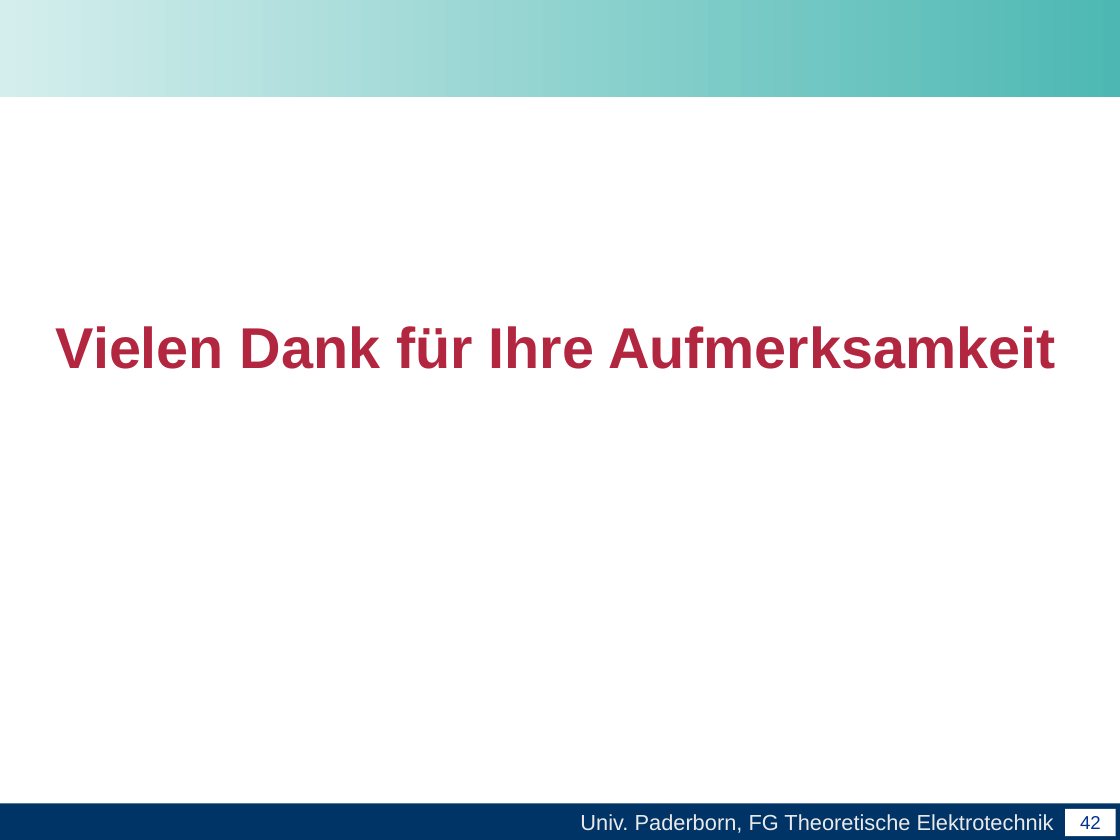
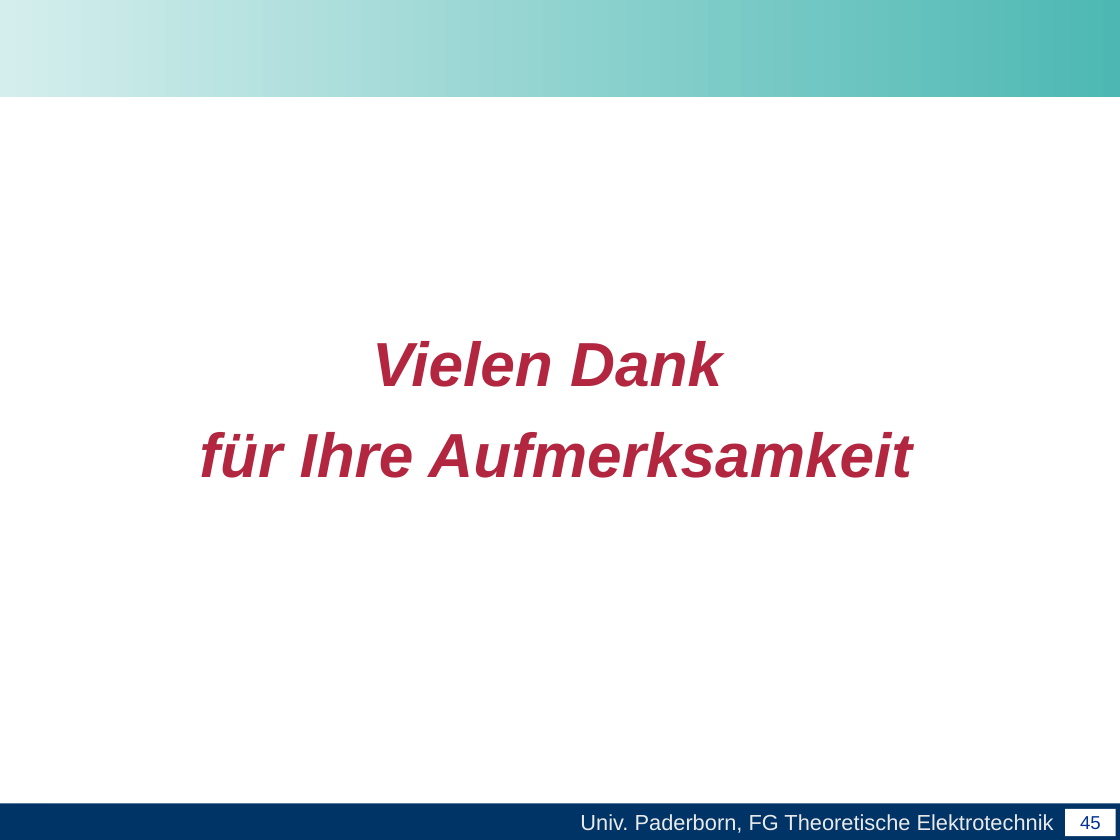
Before and after one commit to unconditional/projektarbeitcuda, a slide deck: slide 45 of Abschlussvortrag/Abschlussvortrag der Projektarbeit CUDA.ppt (slide 42 before the commit). Drawn at 1120x840 pixels with LibreOffice and Linux fonts; fonts in the diff are those of the drawing; background and template pictures are left out. Boxes give left, top, right and bottom in pixels: in the first picture for what was removed or moved away, otherwise in the second. Text is boxed around its words. In the diff, an @@ line names an element or a change of style, - is before the commit and + after.

```diff
--- a/Abschlussvortrag/Abschlussvortrag der Projektarbeit CUDA.ppt
+++ b/Abschlussvortrag/Abschlussvortrag der Projektarbeit CUDA.ppt
@@ text at [199,341,912,478]: text changed; size 37 to 40 pt; italic on @@
-Vielen Dank für Ihre Aufmerksamkeit
+Vielen Dank
+für Ihre Aufmerksamkeit
@@ page number at [1080,816,1101,830]: text changed @@
-42
+45
```
Also in this commit, not shown: 12 other slides changed, 3 slides added, 1 slide removed.
